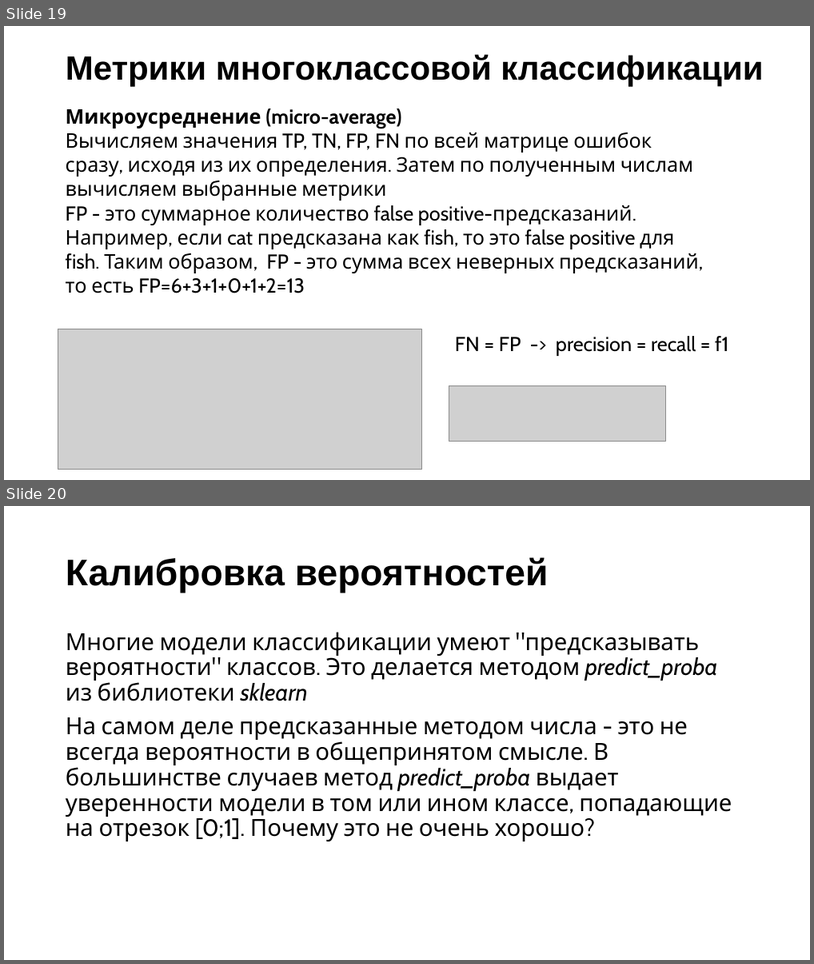
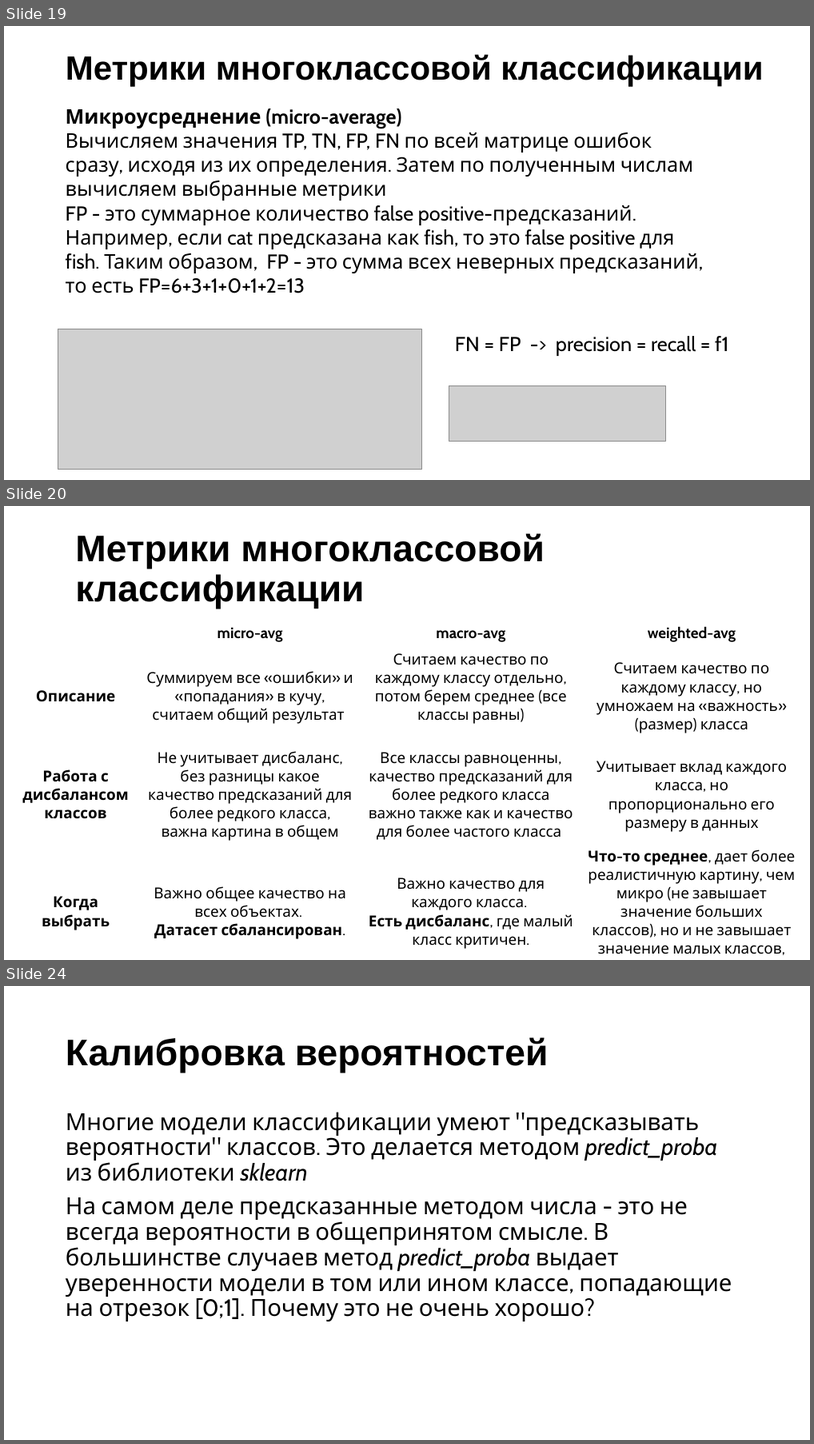
Before and after one commit to adpakw/ml_course, a slide deck: ml_1/week_7/multiclass&calibration.pptx. Shown one above the other, each under a label of ours: slides 19 and 20 before the commit, slides 19, 20 and 24 after it; the slides between them are not shown. The pictures are 814x964 and 814x1444 pixels, drawn with LibreOffice and Linux fonts; fonts in the diff are those of the drawing; grey boxes stand for pictures. Boxes give left, top, right and bottom in pixels: in the first picture for what was removed or moved away, otherwise in the second. Text is boxed around its words. In the diff, an @@ line names an element or a change of style, - is before the commit and + after.

```diff
--- a/ml_1/week_7/multiclass&calibration.pptx
+++ b/ml_1/week_7/multiclass&calibration.pptx
@@ slide 20 added at <box>4,506,810,960</box>, background #FFFFFF @@
@@ text added at <box>75,533,545,608</box>, 44 pt, text #000000, bold @@
+Метрики многоклассовой классификации
@@ table added at <box>12,619,802,957</box>, 4 rows, 4 columns @@
+ | micro-avg | macro-avg | weighted-avg
+Описание | Суммируем все «ошибки» и «попадания» в кучу, считаем общий результат | Считаем качество по каждому классу отдельно, потом берем среднее (все классы равны) | Считаем качество по каждому классу, но умножаем на «важность» (размер) класса
+Работа с дисбалансом классов | Не учитывает дисбаланс, без разницы какое качество предсказаний для более редкого класса, важна картина в общем | Все классы равноценны, качество предсказаний для более редкого класса важно также как и качество для более частого класса | Учитывает вклад каждого класса, но пропорционально его размеру в данных
+Когда выбрать | Важно общее качество на всех объектах. / Датасет сбалансирован. | Важно качество для каждого класса. / Есть дисбаланс, где малый класс критичен. | Что-то среднее, дает более реалистичную картину, чем микро (не завышает значение больших классов), но и не завышает значение малых классов, как макро.
@@ what was slide 20 is now slide 24 @@
```
Also in this commit, not shown: 4 other slides added.
